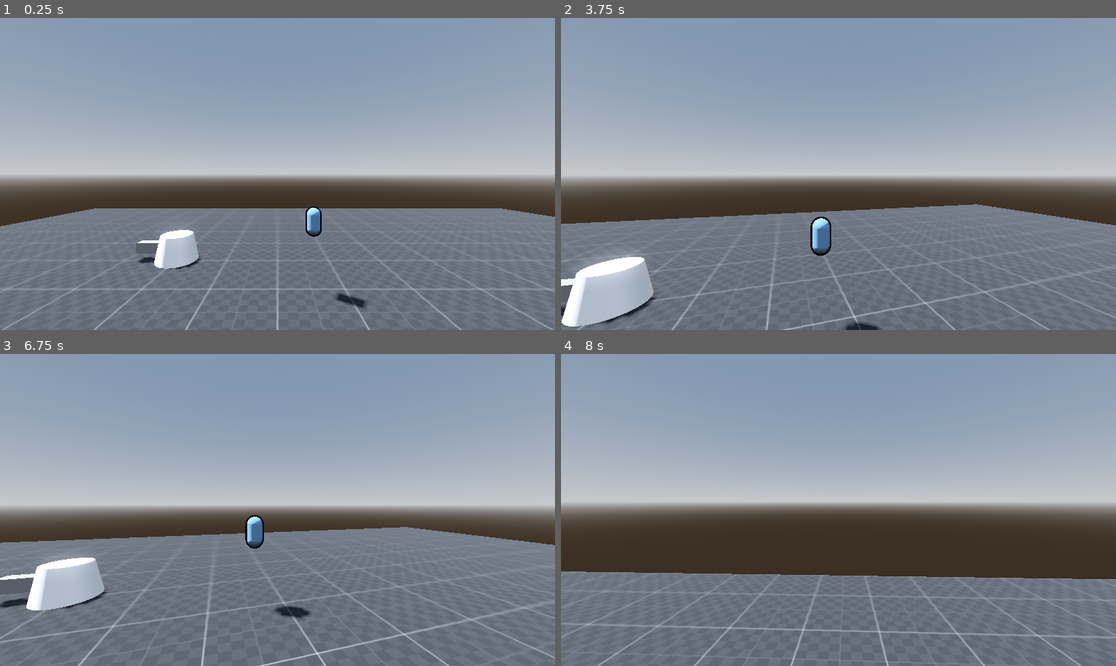
Above: before the commit, frames 1-4 (two rows, left to right).
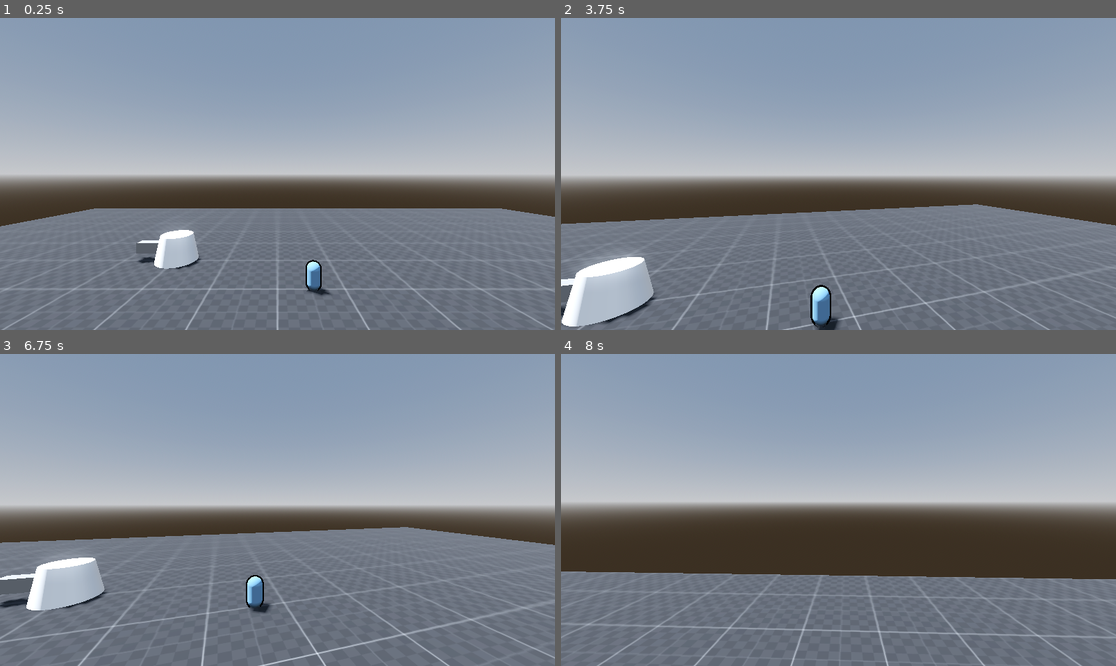
Above: after the commit, the same moments.

Repository: Acux-Dev/tdmonsters
Game: Godot game, scene res://Scenes/Terrain/testTerrain.tscn
The game is run twice, just before and just after one commit, with the same random seed, the same clock (stepped at 60 frames per second) and the same inputs. The project has no main scene, so this scene is started directly.
Inputs (mouse positions are in pixels of both pictures, inside the frame that each line leads up to):
- Up to frame 1 (0.25 s): no input
- Up to frame 2 (3.75 s): tap Enter (ui_accept) at 0.5, 0.77, 1.52, 2.75, 3.02 s; move the mouse to (866, 174) at 0.52 s; press the mouse at (866, 174) at 0.53 s; hold W (forward) from 0.53 s (still down); move the mouse to (810, 174) at 1.27 s; release the mouse at (810, 174) at 1.28 s; tap Ctrl (crouch) at 1.35 s; move the mouse to (849, 167) at 2.02 s; hold Alt (free_look) 2.03-2.78 s; move the mouse to (832, 180) at 2.77 s; tap Shift (sprint) at 2.85 s; tap F1 (debug_reset) at 3.5 s; move the mouse to (877, 177) at 3.52 s; tap O at 3.6 s
- Up to frame 3 (6.75 s): tap Enter (ui_accept) at 3.77, 4.52, 5.75, 6.02 s; move the mouse to (233, 506) at 4.27 s; tap U at 4.35 s; move the mouse to (283, 510) at 5.02 s; tap Tab at 5.1 s; move the mouse to (255, 503) at 5.77 s; release W (forward) at 5.78 s; hold D (right) 5.78-6.53 s; click (255, 503) at 5.85 s; tap F1 (debug_reset) at 6.5 s; move the mouse to (305, 510) at 6.52 s; hold W (forward) from 6.53 s (still down); hold Ctrl (crouch) from 6.53 s (still down)
- Up to frame 4 (8 s): keep holding W (forward); tap Enter (ui_accept) at 6.77, 7.52 s; move the mouse to (810, 510) at 7.27 s; release Ctrl (crouch) at 7.28 s; tap Alt (free_look) at 7.35 s

The runs differ from the first frame. In frame 1, 0.7% of the frame differs, in the area x 55-66%, y 60-93%; in frame 2, 1.1%, in the area x 44-58%, y 63-100%; in frame 3, 0.9%; in frame 4, nothing differs.

Commit message:
Fix: enemy path spawn

Diff:
--- a/Scenes/Terrain/testTerrain.tscn
+++ b/Scenes/Terrain/testTerrain.tscn
@@ -65,7 +65,7 @@
 [node name="TowerContainer" type="Node3D" parent="."]
 
 [node name="EnemyPath" type="Path3D" parent="."]
-transform = Transform3D(1, 0, 0, 0, 1, 0, 0, 0, 1, 3, 1, 0)
+transform = Transform3D(1, 0, 0, 0, 1, 0, 0, 0, 1, 3, 0.1, 0)
 curve = SubResource("Curve3D_dh756")
 
 [node name="EnemySpawnTimer" type="Timer" parent="."]
